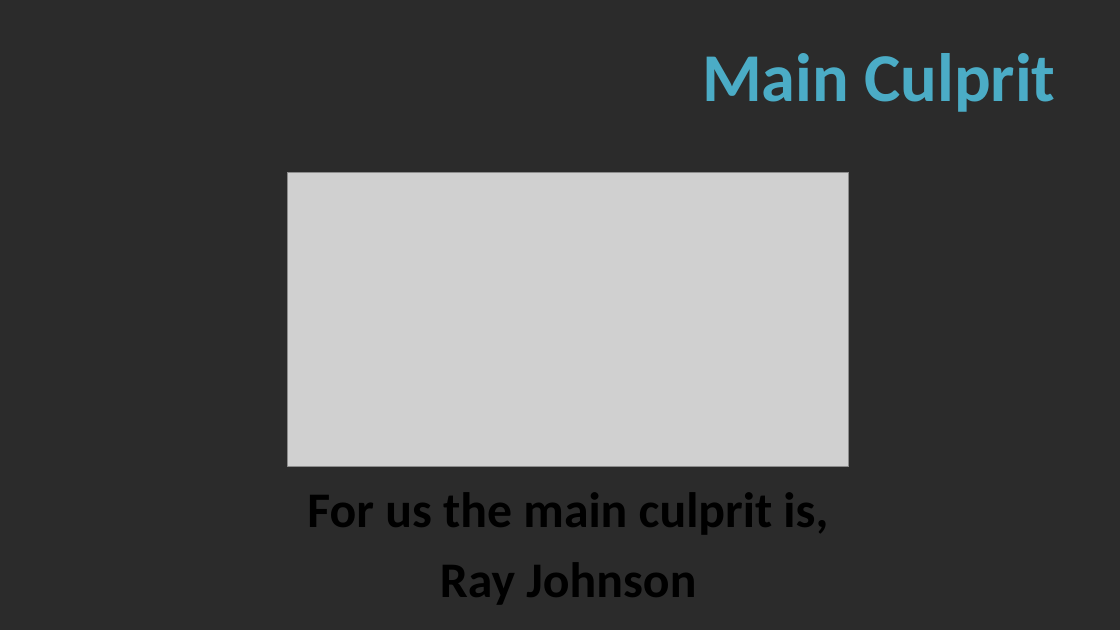
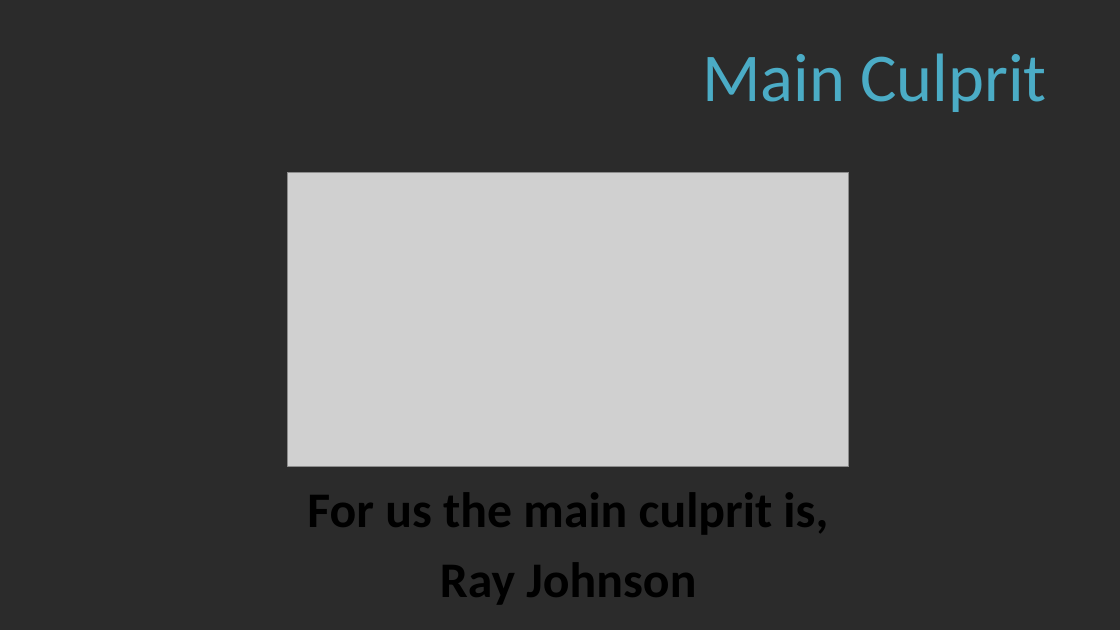
Before and after one commit to anil4956/HI, a slide deck: slide 11 of Killer Fish/Killer Robot.pptx (slide 12 before the commit). Drawn at 1120x630 pixels with LibreOffice and Linux fonts; fonts in the diff are those of the drawing; grey boxes stand for pictures; background and template pictures are left out; a plain dark background stands for a picture behind light text. Boxes give left, top, right and bottom in pixels: in the first picture for what was removed or moved away, otherwise in the second. Text is boxed around its words. In the diff, an @@ line names an element or a change of style, - is before the commit and + after.

```diff
--- a/Killer Fish/Killer Robot.pptx
+++ b/Killer Fish/Killer Robot.pptx
@@ title "Main Culprit" at [702,53,1046,112]: bold off @@
```
Also in this commit, not shown: 8 other slides changed, 1 slide removed.
